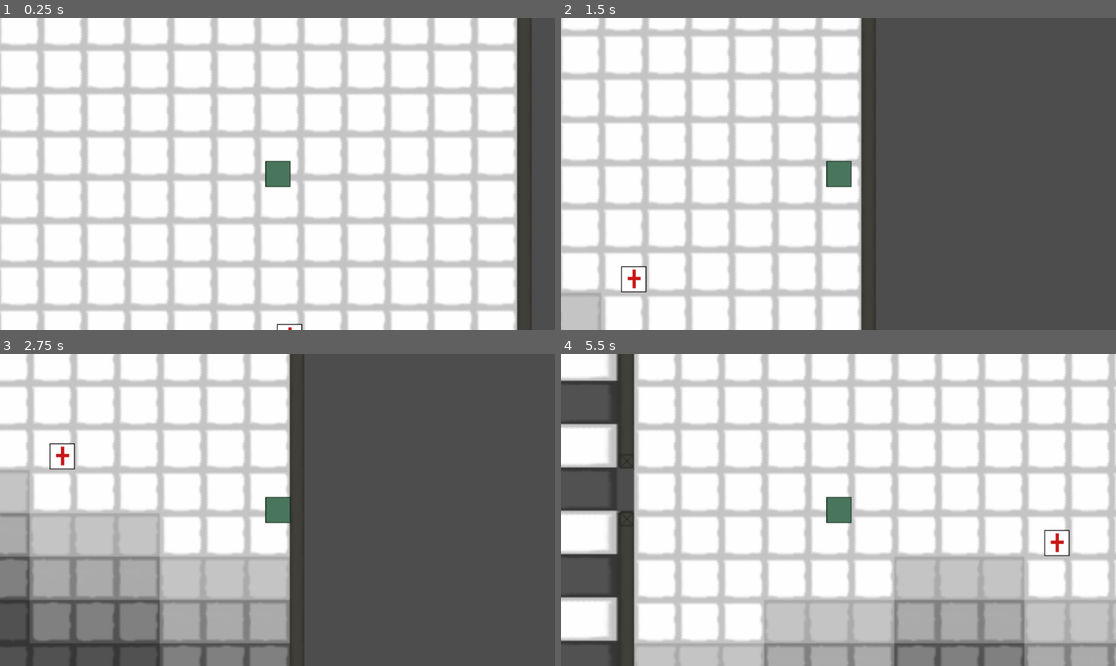
Above: before the commit, frames 1-4 (two rows, left to right).
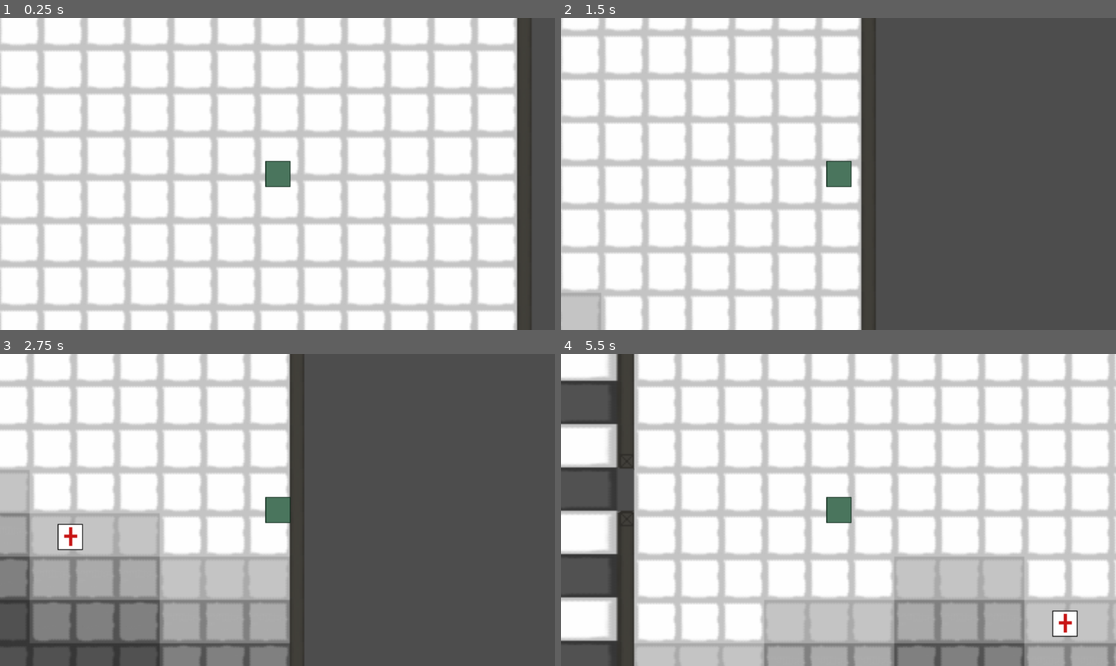
Above: after the commit, the same moments.

Repository: BZOgletree/piratesoftware-game-jab-01-2025
Game: Godot game, scene res://Scenes/Floor1/floor1.tscn
The game is run twice, just before and just after one commit, with the same random seed, the same clock (stepped at 60 frames per second) and the same inputs.
Inputs:
- Up to frame 1 (0.25 s): no input
- Up to frame 2 (1.5 s): tap Enter at 0.5 s; hold D (Right) 0.53-1.28 s; tap E (Bite) at 0.6 s; hold S (Down) from 1.28 s (still down); tap Q (Claw) at 1.35 s
- Up to frame 3 (2.75 s): release S (Down) at 2.03 s; hold D (Right) from 2.03 s (still down); tap E (Bite) at 2.1 s
- Up to frame 4 (5.5 s): tap Space at 2.75 s; release D (Right) at 2.78 s; hold W (Up) 2.78-3.53 s; tap Q (Claw) at 2.85, 4.35 s; hold A (Left) 3.53-5.03 s; tap E (Bite) at 3.6, 5.1 s; hold S (Down) from 5.03 s (still down)

The runs differ from the first frame. In frame 1, less than 0.1% of the frame differs, in the area x 49-55%, y 97-100%; in frame 2, 0.2%; in frame 3, 0.6%; in frame 4, 0.6%, in the area x 86-94%, y 56-91%.

Commit message:
update target nav and door waypoints

Diff:
--- /dev/null
+++ b/game-jam-2025/Justins work/doorway_waypoint.tscn
@@ -0,0 +1,9 @@
+[gd_scene load_steps=2 format=3 uid="uid://3qcwmqyv03uy"]
+
+[sub_resource type="SegmentShape2D" id="SegmentShape2D_letxo"]
+b = Vector2(0, 1)
+
+[node name="Doorway Waypoint" type="Area2D"]
+
+[node name="CollisionShape2D" type="CollisionShape2D" parent="."]
+shape = SubResource("SegmentShape2D_letxo")
--- a/game-jam-2025/Scenes/Floor1/floor1.tscn
+++ b/game-jam-2025/Scenes/Floor1/floor1.tscn
@@ -94,9 +94,11 @@
 sources/0 = SubResource("TileSetAtlasSource_3mdkl")
 
 [sub_resource type="SegmentShape2D" id="SegmentShape2D_20ywh"]
-b = Vector2(0.330078, 58.9681)
+a = Vector2(0, -1)
+b = Vector2(0, 1)
 
 [node name="First Floor" type="Node2D"]
+position = Vector2(1, 0)
 
 [node name="TileMapLayer" type="TileMapLayer" parent="."]
 tile_map_data = PackedByteArray("AAABAPb/AAAUAAAAAAAEAPb/AAAUAAAAAAAEAPr/AAAUAAAAAAABAPr/AAAUAAAAAAD///f/AAAAAAAAAAD/// …(912 unchanged characters)…
@@ -140,111 +142,121 @@
 [node name="Camera2D" type="Camera2D" parent="Player"]
 zoom = Vector2(3, 3)
 
-[node name="Target" parent="." node_paths=PackedStringArray("player", "escape_location", "escape_waypoint_1", "escape_waypoint_2") instance=ExtResource("3_pycy6")]
-position = Vector2(2112.42, 234.195)
+[node name="Target" parent="." node_paths=PackedStringArray("player", "escape_location", "escape_waypoint_1", "escape_waypoint_2", "escape_waypoint_3") instance=ExtResource("3_pycy6")]
+position = Vector2(2118, 290)
+player = NodePath("../Player")
+escape_location = NodePath("../EscapeLocation")
+escape_waypoint_1 = NodePath("../DoorwayWaypoint5")
+escape_waypoint_2 = NodePath("../DoorwayWaypoint11")
+escape_waypoint_3 = NodePath("../DoorwayWaypoint3")
+number_of_waypoints_prior_to_escape = 3
+
+[node name="EscapeLocation" parent="." instance=ExtResource("9_b3ht4")]
+position = Vector2(919.235, -581.646)
+scale = Vector2(0.75, 0.5)
+
+[node name="DoorwayWaypoint" type="Area2D" parent="."]
+position = Vector2(655, -281)
+
+[node name="CollisionShape2D" type="CollisionShape2D" parent="DoorwayWaypoint"]
+shape = SubResource("SegmentShape2D_20ywh")
+
+[node name="DoorwayWaypoint2" type="Area2D" parent="."]
+position = Vector2(1180, -277)
+
+[node name="CollisionShape2D" type="CollisionShape2D" parent="DoorwayWaypoint2"]
+shape = SubResource("SegmentShape2D_20ywh")
+
+[node name="DoorwayWaypoint3" type="Area2D" parent="."]
+position = Vector2(913, -42)
+rotation = 1.5708
+
+[node name="CollisionShape2D" type="CollisionShape2D" parent="DoorwayWaypoint3"]
+shape = SubResource("SegmentShape2D_20ywh")
+
+[node name="DoorwayWaypoint4" type="Area2D" parent="."]
+position = Vector2(1832, -279)
+
+[node name="CollisionShape2D" type="CollisionShape2D" parent="DoorwayWaypoint4"]
+shape = SubResource("SegmentShape2D_20ywh")
+
+[node name="DoorwayWaypoint5" type="Area2D" parent="."]
+position = Vector2(1851, 199)
+
+[node name="CollisionShape2D" type="CollisionShape2D" parent="DoorwayWaypoint5"]
+shape = SubResource("SegmentShape2D_20ywh")
+
+[node name="DoorwayWaypoint6" type="Area2D" parent="."]
+position = Vector2(1848.06, 356.128)
+
+[node name="CollisionShape2D" type="CollisionShape2D" parent="DoorwayWaypoint6"]
+shape = SubResource("SegmentShape2D_20ywh")
+
+[node name="DoorwayWaypoint7" type="Area2D" parent="."]
+position = Vector2(-32.0784, 351.371)
+
+[node name="CollisionShape2D" type="CollisionShape2D" parent="DoorwayWaypoint7"]
+shape = SubResource("SegmentShape2D_20ywh")
+
+[node name="DoorwayWaypoint8" type="Area2D" parent="."]
+position = Vector2(-38.0244, 164.666)
+
+[node name="CollisionShape2D" type="CollisionShape2D" parent="DoorwayWaypoint8"]
+shape = SubResource("SegmentShape2D_20ywh")
+
+[node name="DoorwayWaypoint9" type="Area2D" parent="."]
+position = Vector2(-38.0244, -304.025)
+
+[node name="CollisionShape2D" type="CollisionShape2D" parent="DoorwayWaypoint9"]
+shape = SubResource("SegmentShape2D_20ywh")
+
+[node name="DoorwayWaypoint10" type="Area2D" parent="."]
+position = Vector2(242.938, 19.7746)
+rotation = 1.5708
+
+[node name="CollisionShape2D" type="CollisionShape2D" parent="DoorwayWaypoint10"]
+shape = SubResource("SegmentShape2D_20ywh")
+
+[node name="DoorwayWaypoint11" type="Area2D" parent="."]
+position = Vector2(1633, 32)
+rotation = 1.5708
+
+[node name="CollisionShape2D" type="CollisionShape2D" parent="DoorwayWaypoint11"]
+shape = SubResource("SegmentShape2D_20ywh")
+
+[node name="DoorwayWaypoint12" type="Area2D" parent="."]
+position = Vector2(1768, -128)
+
+[node name="CollisionShape2D" type="CollisionShape2D" parent="DoorwayWaypoint12"]
+shape = SubResource("SegmentShape2D_20ywh")
+
+[node name="DoorwayWaypoint13" type="Area2D" parent="."]
+position = Vector2(1869, -130)
+rotation = 1.5708
+
+[node name="CollisionShape2D" type="CollisionShape2D" parent="DoorwayWaypoint13"]
+position = Vector2(9.53674e-07, -9.53674e-07)
+rotation = 1.5708
+shape = SubResource("SegmentShape2D_20ywh")
+
+[node name="DoorwayWaypoint14" type="Area2D" parent="."]
+position = Vector2(167.343, -121.337)
+rotation = 1.5708
+
+[node name="CollisionShape2D" type="CollisionShape2D" parent="DoorwayWaypoint14"]
+shape = SubResource("SegmentShape2D_20ywh")
+
+[node name="DoorwayWaypoint15" type="Area2D" parent="."]
+position = Vector2(-36.7646, -130.156)
+rotation = 1.5708
+
+[node name="CollisionShape2D" type="CollisionShape2D" parent="DoorwayWaypoint15"]
+shape = SubResource("SegmentShape2D_20ywh")
+
+[node name="Target2" parent="." node_paths=PackedStringArray("player", "escape_location", "escape_waypoint_1", "escape_waypoint_2") instance=ExtResource("3_pycy6")]
+position = Vector2(2121, -155)
 player = NodePath("../Player")
 escape_location = NodePath("../EscapeLocation")
 escape_waypoint_1 = NodePath("../DoorwayWaypoint4")
-escape_waypoint_2 = NodePath("../DoorwayWaypoint2")
+escape_waypoint_2 = NodePath("../DoorwayWaypoint15")
 number_of_waypoints_prior_to_escape = 2
-
-[node name="EscapeLocation" parent="." instance=ExtResource("9_b3ht4")]
-position = Vector2(919.235, -581.646)
-scale = Vector2(0.75, 0.5)
-
-[node name="DoorwayWaypoint" type="Area2D" parent="."]
-position = Vector2(659.869, -302.01)
-
-[node name="CollisionShape2D" type="CollisionShape2D" parent="DoorwayWaypoint"]
-shape = SubResource("SegmentShape2D_20ywh")
-
-[node name="DoorwayWaypoint2" type="Area2D" parent="."]
-position = Vector2(1167.87, -295.01)
-
-[node name="CollisionShape2D" type="CollisionShape2D" parent="DoorwayWaypoint2"]
-shape = SubResource("SegmentShape2D_20ywh")
-
-[node name="DoorwayWaypoint3" type="Area2D" parent="."]
-position = Vector2(937.869, -21.0101)
-rotation = 1.5708
-
-[node name="CollisionShape2D" type="CollisionShape2D" parent="DoorwayWaypoint3"]
-shape = SubResource("SegmentShape2D_20ywh")
-
-[node name="DoorwayWaypoint4" type="Area2D" parent="."]
-position = Vector2(1836.87, -308.01)
-
-[node name="CollisionShape2D" type="CollisionShape2D" parent="DoorwayWaypoint4"]
-shape = SubResource("SegmentShape2D_20ywh")
-
-[node name="DoorwayWaypoint5" type="Area2D" parent="."]
-position = Vector2(1846.87, 172.99)
-
-[node name="CollisionShape2D" type="CollisionShape2D" parent="DoorwayWaypoint5"]
-shape = SubResource("SegmentShape2D_20ywh")
-
-[node name="DoorwayWaypoint6" type="Area2D" parent="."]
-position = Vector2(1848.06, 356.128)
-
-[node name="CollisionShape2D" type="CollisionShape2D" parent="DoorwayWaypoint6"]
-shape = SubResource("SegmentShape2D_20ywh")
-
-[node name="DoorwayWaypoint7" type="Area2D" parent="."]
-position = Vector2(-32.0784, 351.371)
-
-[node name="CollisionShape2D" type="CollisionShape2D" parent="DoorwayWaypoint7"]
-shape = SubResource("SegmentShape2D_20ywh")
-
-[node name="DoorwayWaypoint8" type="Area2D" parent="."]
-position = Vector2(-38.0244, 164.666)
-
-[node name="CollisionShape2D" type="CollisionShape2D" parent="DoorwayWaypoint8"]
-shape = SubResource("SegmentShape2D_20ywh")
-
-[node name="DoorwayWaypoint9" type="Area2D" parent="."]
-position = Vector2(-38.0244, -304.025)
-
-[node name="CollisionShape2D" type="CollisionShape2D" parent="DoorwayWaypoint9"]
-shape = SubResource("SegmentShape2D_20ywh")
-
-[node name="DoorwayWaypoint10" type="Area2D" parent="."]
-position = Vector2(242.938, 19.7746)
-rotation = 1.5708
-
-[node name="CollisionShape2D" type="CollisionShape2D" parent="DoorwayWaypoint10"]
-shape = SubResource("SegmentShape2D_20ywh")
-
-[node name="DoorwayWaypoint11" type="Area2D" parent="."]
-position = Vector2(1632.63, 27.3341)
-rotation = 1.5708
-
-[node name="CollisionShape2D" type="CollisionShape2D" parent="DoorwayWaypoint11"]
-shape = SubResource("SegmentShape2D_20ywh")
-
-[node name="DoorwayWaypoint12" type="Area2D" parent="."]
-position = Vector2(1742.24, -120.077)
-rotation = 1.5708
-
-[node name="CollisionShape2D" type="CollisionShape2D" parent="DoorwayWaypoint12"]
-shape = SubResource("SegmentShape2D_20ywh")
-
-[node name="DoorwayWaypoint13" type="Area2D" parent="."]
-position = Vector2(1898.47, -123.856)
-rotation = 1.5708
-
-[node name="CollisionShape2D" type="CollisionShape2D" parent="DoorwayWaypoint13"]
-shape = SubResource("SegmentShape2D_20ywh")
-
-[node name="DoorwayWaypoint14" type="Area2D" parent="."]
-position = Vector2(167.343, -121.337)
-rotation = 1.5708
-
-[node name="CollisionShape2D" type="CollisionShape2D" parent="DoorwayWaypoint14"]
-shape = SubResource("SegmentShape2D_20ywh")
-
-[node name="DoorwayWaypoint15" type="Area2D" parent="."]
-position = Vector2(-36.7646, -130.156)
-rotation = 1.5708
-
-[node name="CollisionShape2D" type="CollisionShape2D" parent="DoorwayWaypoint15"]
-shape = SubResource("SegmentShape2D_20ywh")
--- a/game-jam-2025/Scripts/target.gd
+++ b/game-jam-2025/Scripts/target.gd
@@ -32,7 +32,8 @@
 	move_and_slide()
 	var current_position = self.translate
 	if (target_position != null):
-		print(target_position.position)
+		if nav_agent.is_target_reached():
+			current_escape_waypoint_location += 1
 
 func makePath():
 	if current_escape_waypoint_location == 1:
